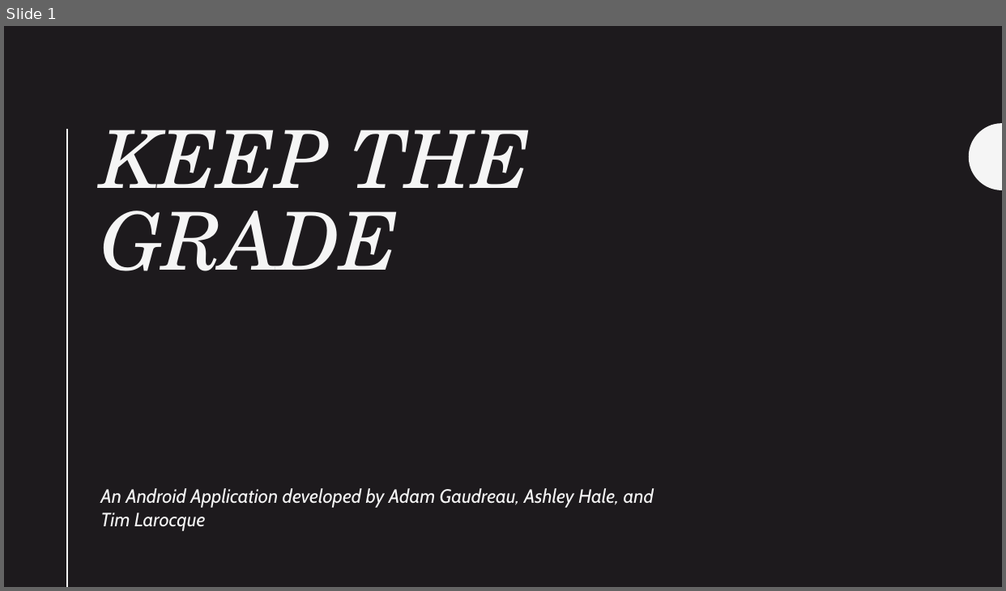
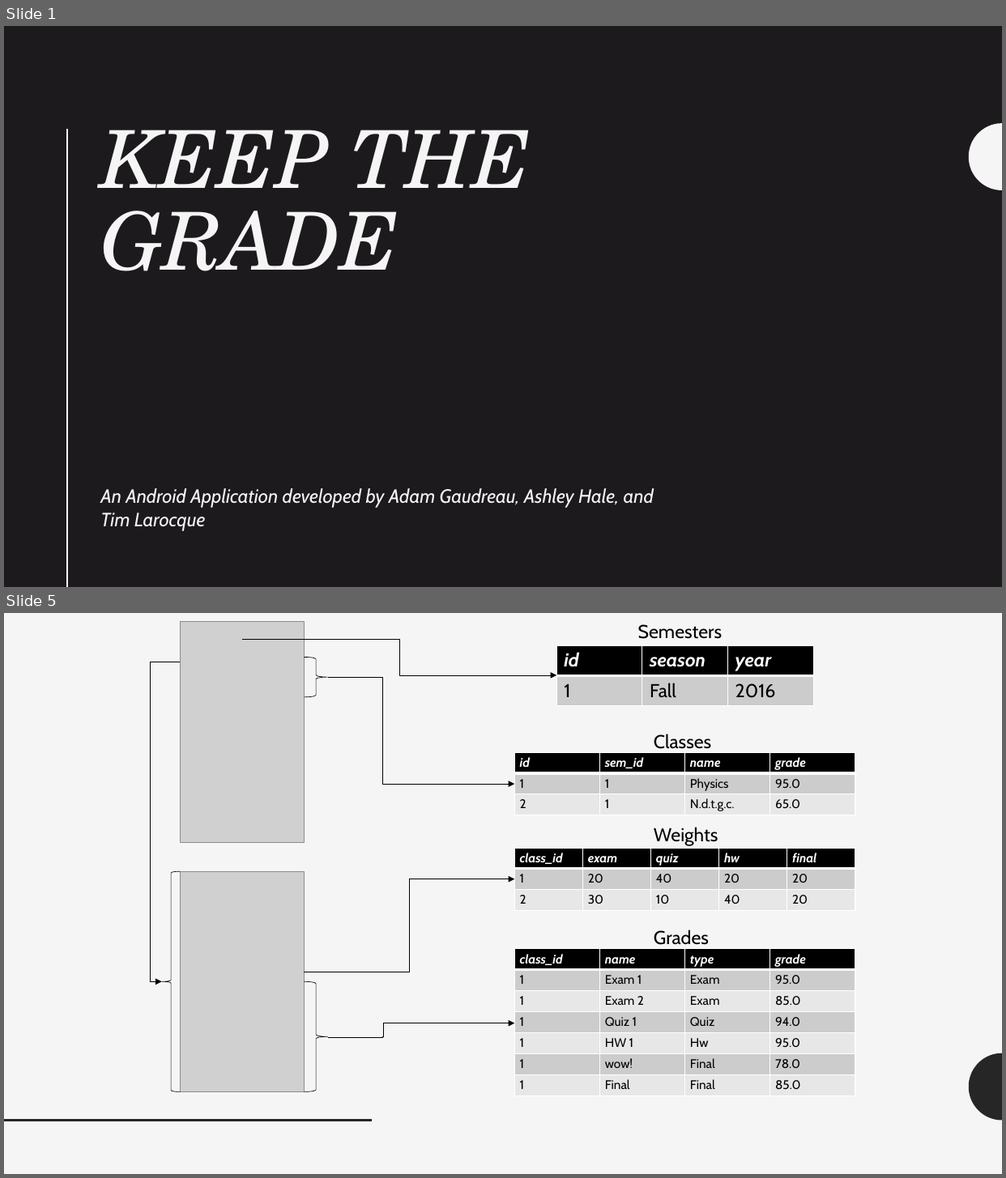
Before and after one commit to uml-app1-2016/Keep-the-Grade, a slide deck: Presentation.pptx. Shown one above the other, each under a label of ours: slide 1 before the commit, slides 1 and 5 after it; the slides between them are not shown. The pictures are 1006x591 and 1006x1178 pixels, drawn with LibreOffice and Linux fonts; fonts in the diff are those of the drawing; grey boxes stand for pictures. Boxes give left, top, right and bottom in pixels: in the first picture for what was removed or moved away, otherwise in the second. Text is boxed around its words. In the diff, an @@ line names an element or a change of style, - is before the commit and + after.

```diff
--- a/Presentation.pptx
+++ b/Presentation.pptx
@@ slide 5 added at box(4, 613, 1002, 1174), background #F5F5F5 @@
@@ picture added at box(180, 622, 305, 843) @@
@@ text added at box(638, 624, 722, 639), 18 pt, text #000000 @@
+Semesters
@@ elbow arrow added from (242, 639) to (556, 675), #000000 0.5 pt @@
@@ right brace added at box(305, 658, 328, 697), outline #000000 0.5 pt @@
@@ table added at box(556, 645, 812, 705), 2 rows, 3 columns @@
+id | season | year
+1 | Fall | 2016
@@ line added from (180, 662) to (150, 662), #000000 0.5 pt @@
@@ line added from (150, 662) to (150, 982), #000000 0.5 pt @@
@@ elbow arrow added from (328, 677) to (514, 784), #000000 0.5 pt @@
@@ text added at box(654, 734, 711, 749), 18 pt, text #000000 @@
+Classes
@@ table added at box(514, 753, 856, 815), 3 rows, 4 columns @@
+id | sem_id | name | grade
+1 | 1 | Physics | 95.0
+2 | 1 | N.d.t.g.c. | 65.0
@@ text added at box(654, 827, 718, 846), 18 pt, text #000000 @@
+Weights
@@ table added at box(514, 848, 855, 911), 3 rows, 5 columns @@
+class_id | exam | quiz | hw | final
+1 | 20 | 40 | 20 | 20
+2 | 30 | 10 | 40 | 20
@@ left brace added at box(162, 871, 180, 1093), outline #000000 0.5 pt @@
@@ picture added at box(180, 871, 305, 1093) @@
@@ elbow arrow added from (305, 973) to (514, 879), #000000 0.5 pt @@
@@ table added at box(514, 949, 856, 1097), 7 rows, 4 columns @@
+class_id | name | type | grade
+1 | Exam 1 | Exam | 95.0
+1 | Exam 2 | Exam | 85.0
+1 | Quiz 1 | Quiz | 94.0
+1 | HW 1 | Hw | 95.0
+1 | wow! | Final | 78.0
+1 | Final | Final | 85.0
@@ text added at box(654, 930, 709, 950), 18 pt, text #000000 @@
+Grades
@@ arrow added from (150, 982) to (162, 982), #000000 0.5 pt @@
@@ right brace added at box(305, 982, 328, 1093), outline #000000 0.5 pt @@
@@ elbow arrow added from (328, 1037) to (514, 1023), #000000 0.5 pt @@
@@ freeform shape added at box(969, 1053, 1002, 1121), fill #262626 @@
@@ line added from (4, 1121) to (373, 1121), #262626 2 pt @@
```
Also in this commit, not shown: 11 other slides added.
